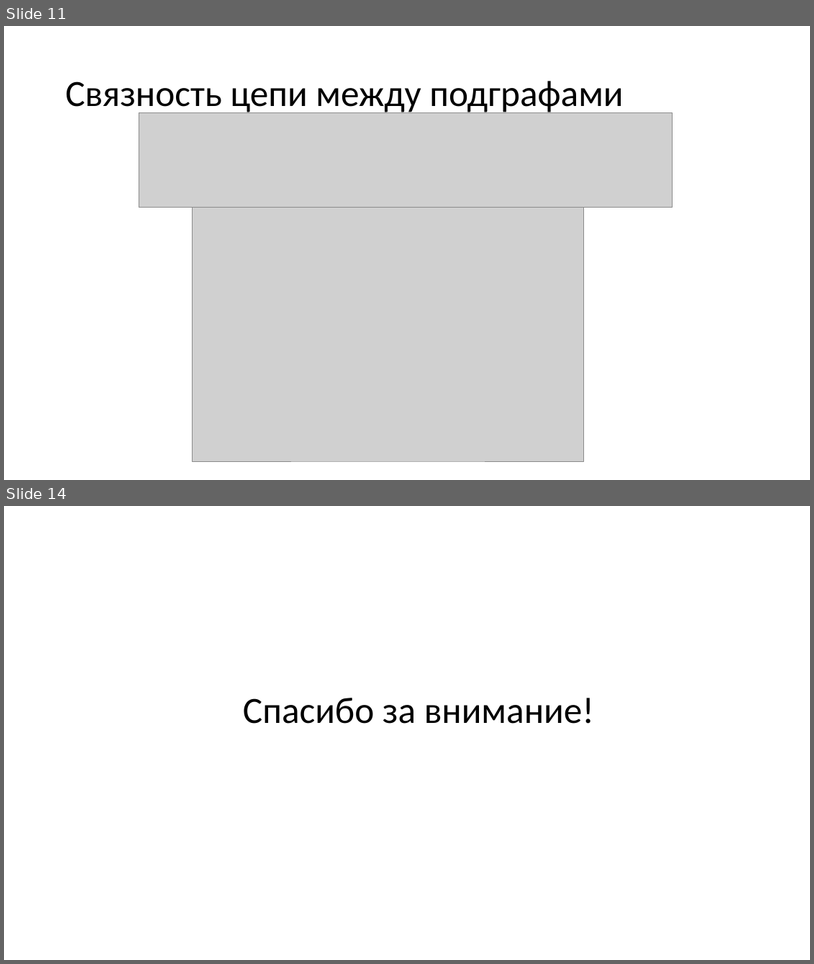
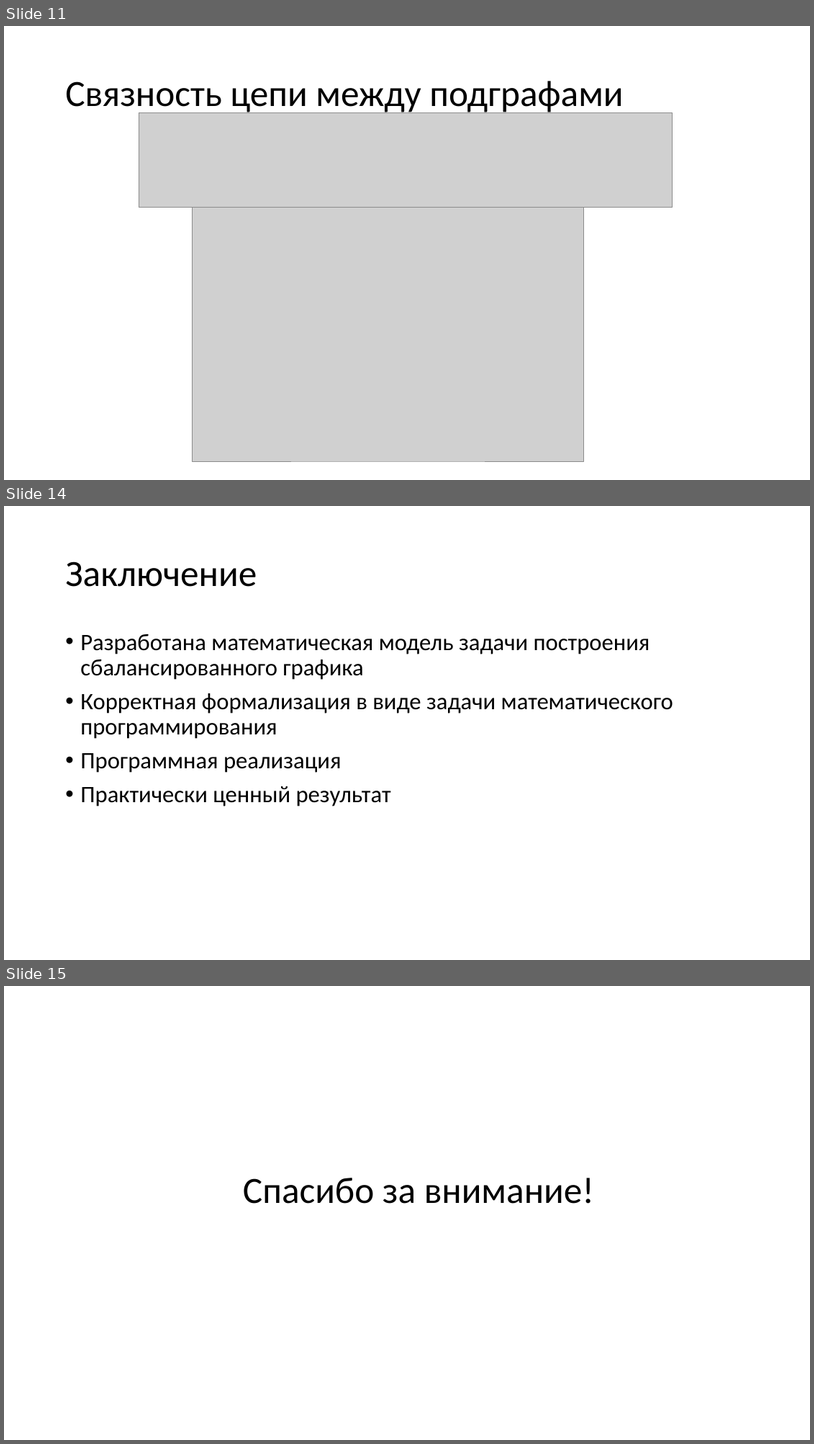
Before and after one commit to berezinant/cs_master, a slide deck: дипломы/Антон/магистр/presentation/berezin_diplom.pptx. Shown one above the other, each under a label of ours: slides 11 and 14 before the commit, slides 11, 14 and 15 after it; the slides between them are not shown. The pictures are 814x964 and 814x1444 pixels, drawn with LibreOffice and Linux fonts; fonts in the diff are those of the drawing; grey boxes stand for pictures. Boxes give left, top, right and bottom in pixels: in the first picture for what was removed or moved away, otherwise in the second. Text is boxed around its words. In the diff, an @@ line names an element or a change of style, - is before the commit and + after.

```diff
--- a/дипломы/Антон/магистр/presentation/berezin_diplom.pptx
+++ b/дипломы/Антон/магистр/presentation/berezin_diplom.pptx
@@ slide 14 added at [4,506,810,960], background #FFFFFF @@
@@ title added at [65,561,257,587], 44 pt, text #000000 @@
+Заключение
@@ text added at [80,633,674,806], 28 pt, text #000000 @@
+• Разработана математическая модель задачи построения сбалансированного графика
+• Корректная формализация в виде задачи математического программирования
+• Программная реализация
+• Практически ценный результат
@@ what was slide 14 is now slide 15 @@
```
Also in this commit, not shown: 5 slides changed, 17 other files.
